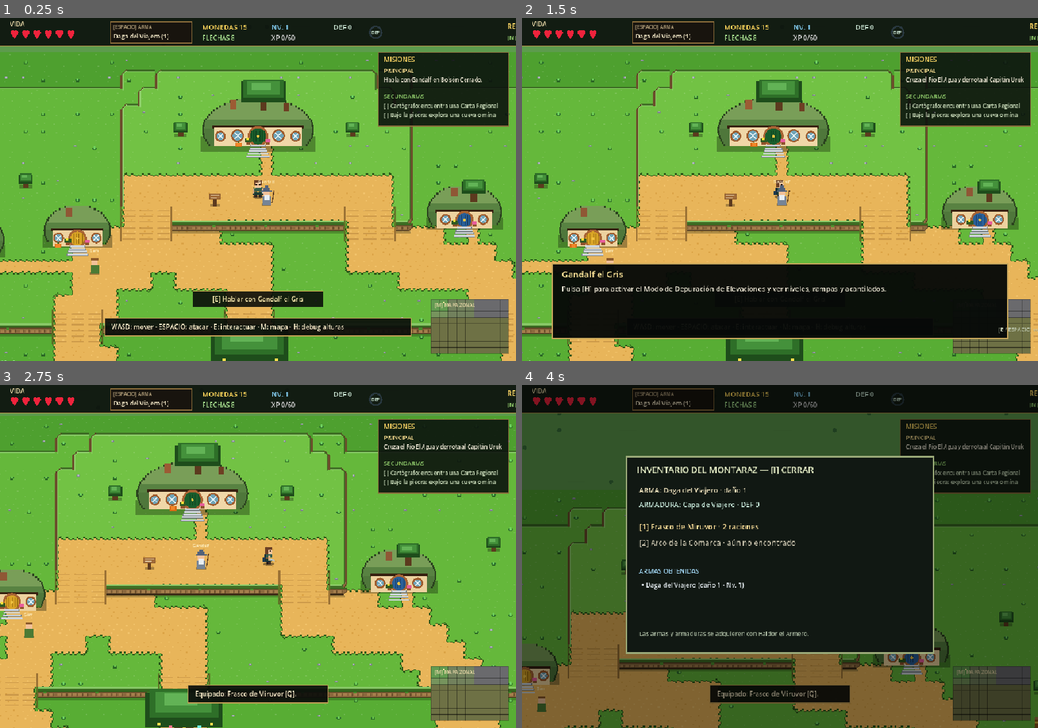
Above: before the commit, frames 1-4 (two rows, left to right).
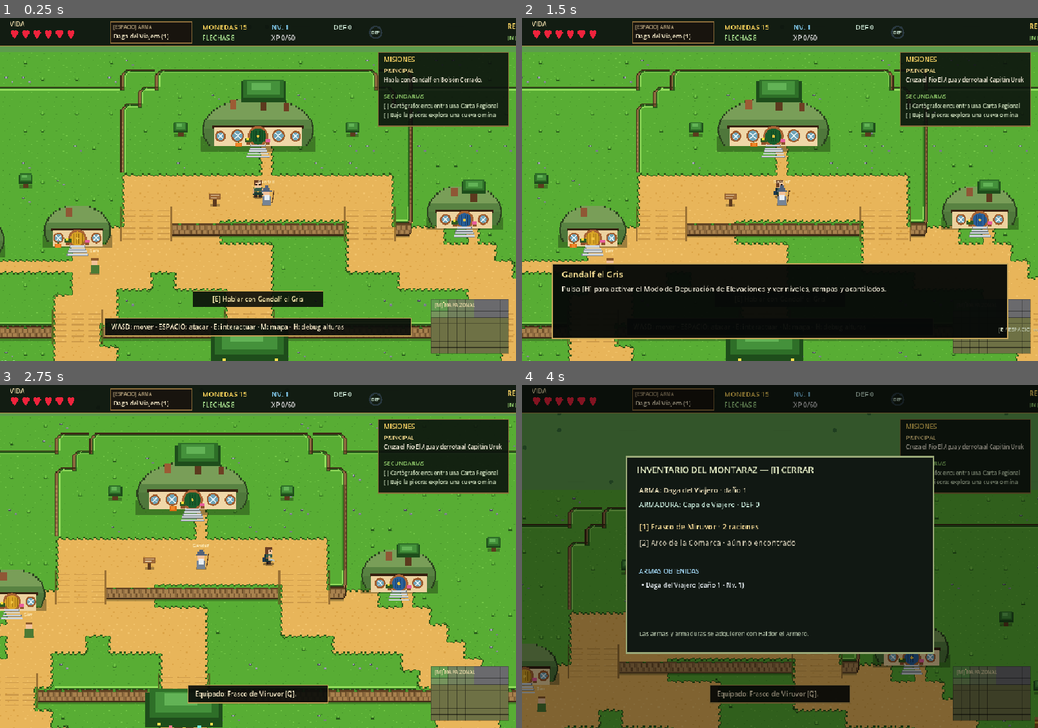
Above: after the commit, the same moments.

Repository: cristobalmarin777/Proyecto-LOTR-Zelda
Game: Godot game, scene res://scenes/Main.tscn
The game is run twice, just before and just after one commit, with the same random seed, the same clock (stepped at 60 frames per second) and the same inputs.
Inputs:
- Up to frame 1 (0.25 s): no input
- Up to frame 2 (1.5 s): tap Enter at 0.5, 1.35 s; hold D 0.53-1.28 s; tap E at 0.6 s; tap Space at 0.77 s; hold S from 1.28 s (still down)
- Up to frame 3 (2.75 s): tap Space at 1.52, 2 s; release S at 2.03 s; hold D from 2.03 s (still down); tap 1 at 2.1 s
- Up to frame 4 (4 s): release D at 2.78 s; hold W 2.78-3.53 s; tap 4 at 2.85 s; tap Space at 3.02, 3.77 s; hold A from 3.53 s (still down); tap I at 3.6 s

The runs differ from the first frame. In frame 1, 16% of the frame differs, in the area x 0-100%, y 10-100%; in frame 2, 15%; in frame 3, 17%, in the area x 0-100%, y 9-100%; in frame 4, 2.0%.

Commit message:
Add files via upload

Diff:
--- /dev/null
+++ b/godot/scripts/TerrainSpriteBank.gd
@@ -0,0 +1,72 @@
+class_name TerrainSpriteBank
+extends RefCounted
+
+## Banco de Sprites y TileSet modular de elevaciones para Hobbiton (Godot 4).
+## Carga los sprites pixel art .png desde res://assets/terrain/ y construye un TileSet
+## nativo (TileSetAtlasSource) listo para usarse tanto en TileMapLayer como en renderizado
+## directo mediante draw_texture(), garantizando:
+##  - 100% continuidad de color en césped, bordes y esquinas (sin cambios dinámicos de tono).
+##  - Piezas dedicadas para esquinas superiores (NW/NE), esquinas inferiores (SW/SE),
+##    esquinas interiores y terminaciones de pared izquierda/derecha sin huecos transparentes.
+
+var textures: Dictionary = {}
+var tileset: TileSet
+
+const SPRITE_PATHS := {
+	"grass_center": "res://assets/terrain/grass/grass_center.png",
+	"grass_sprout": "res://assets/terrain/grass/grass_sprout.png",
+	"grass_stones": "res://assets/terrain/grass/grass_stones.png",
+	"grass_flowers": "res://assets/terrain/grass/grass_flowers.png",
+	"edge_north": "res://assets/terrain/grass_edges/edge_north.png",
+	"edge_south": "res://assets/terrain/grass_edges/edge_south.png",
+	"edge_west": "res://assets/terrain/grass_edges/edge_west.png",
+	"edge_east": "res://assets/terrain/grass_edges/edge_east.png",
+	"corner_outer_nw": "res://assets/terrain/grass_corners/corner_outer_nw.png",
+	"corner_outer_ne": "res://assets/terrain/grass_corners/corner_outer_ne.png",
+	"corner_outer_sw": "res://assets/terrain/grass_corners/corner_outer_sw.png",
+	"corner_outer_se": "res://assets/terrain/grass_corners/corner_outer_se.png",
+	"corner_inner_nw": "res://assets/terrain/grass_corners/corner_inner_nw.png",
+	"corner_inner_ne": "res://assets/terrain/grass_corners/corner_inner_ne.png",
+	"corner_inner_sw": "res://assets/terrain/grass_corners/corner_inner_sw.png",
+	"corner_inner_se": "res://assets/terrain/grass_corners/corner_inner_se.png",
+	"wall_center": "res://assets/terrain/elevation_walls/wall_center.png",
+	"wall_end_left": "res://assets/terrain/elevation_terminations/wall_end_left.png",
+	"wall_end_right": "res://assets/terrain/elevation_terminations/wall_end_right.png",
+	"wall_end_both": "res://assets/terrain/elevation_terminations/wall_end_both.png",
+	"ramp_vertical": "res://assets/terrain/ramps/ramp_vertical.png",
+	"atlas": "res://assets/tilesets/hobbiton_terrain/hobbiton_elevation_atlas.png",
+}
+
+func _init() -> void:
+	load_all_sprites()
+	build_native_tileset()
+
+func load_all_sprites() -> void:
+	for key: String in SPRITE_PATHS.keys():
+		var path: String = str(SPRITE_PATHS[key])
+		var tex: Texture2D = load(path) as Texture2D
+		if tex == null and FileAccess.file_exists(path):
+			var img := Image.load_from_file(ProjectSettings.globalize_path(path))
+			if img != null:
+				tex = ImageTexture.create_from_image(img)
+		if tex != null:
+			textures[key] = tex
+
+func get_sprite(key: String) -> Texture2D:
+	return textures.get(key, null) as Texture2D
+
+func build_native_tileset() -> void:
+	# Construye un TileSet nativo de Godot 4 (32x32) con el atlas combinado para compatibilidad TileMapLayer
+	tileset = TileSet.new()
+	tileset.tile_size = Vector2i(32, 32)
+	var atlas_tex := get_sprite("atlas")
+	if atlas_tex == null:
+		return
+	var source := TileSetAtlasSource.new()
+	source.texture = atlas_tex
+	source.texture_region_size = Vector2i(32, 32)
+	for row in range(3):
+		for col in range(8):
+			if row * 8 + col < 21:
+				source.create_tile(Vector2i(col, row))
+	tileset.add_source(source, 0)
--- a/godot/scripts/WorldGenerator.gd
+++ b/godot/scripts/WorldGenerator.gd
@@ -15,17 +15,20 @@
 var world_seed := 19771029
 var player: MiddleEarthPlayer
 var shire: ShireMap = ShireMap.new()
+var sprite_bank: TerrainSpriteBank = TerrainSpriteBank.new()
 var debug_elevation_mode := false
 var populated_chunks: Dictionary = {}
 var opened_chests: Dictionary = {}
 var opened_story_chests: Dictionary = {}
 var revealed_atlases: Dictionary = {"0,0": true}
 
+# Paleta base unificada (el mismo tono base #58ad34 para que superficie, bordes y esquinas
+# coincidan al 100% sin parches cromáticos entre piezas)
 const ELEVATION_GRASS_COLORS := [
-	Color("4ea02f"),
 	Color("58ad34"),
-	Color("65b83b"),
-	Color("72c244"),
+	Color("58ad34"),
+	Color("58ad34"),
+	Color("58ad34"),
 ]
 
 func bind_player(value: MiddleEarthPlayer) -> void:
@@ -432,21 +435,21 @@
 				draw_rect(Rect2(origin + Vector2(30.0 - w, 30.0 - y_off), Vector2(2, h)), rim_col)
 
 func draw_grass_base(origin: Vector2, rect: Rect2, color: Color = Color("58ad34"), seed_val: float = 0.0) -> void:
+	# Si el color es el césped base de Hobbiton y existe el sprite artístico, usarlo directamente
+	if color == Color("58ad34"):
+		var key := "grass_center"
+		if seed_val < 0.16:
+			key = "grass_sprout"
+		elif seed_val > 0.90:
+			key = "grass_stones"
+		var tex := sprite_bank.get_sprite(key)
+		if tex != null:
+			draw_texture(tex, origin)
+			return
 	draw_rect(rect, color)
 	var light := color.lightened(0.14)
 	for blade in [Vector2(4, 6), Vector2(18, 4), Vector2(26, 12), Vector2(8, 22), Vector2(22, 26)]:
 		draw_rect(Rect2(origin + blade, Vector2(2, 1)), light)
-	if seed_val < 0.16:
-		# Pequeño brote de 3 briznas (Referencia ALTTP)
-		var b := origin + Vector2(12, 16)
-		draw_rect(Rect2(b + Vector2(1, 5), Vector2(6, 2)), Color("2a6624"))
-		draw_rect(Rect2(b + Vector2(0, 2), Vector2(2, 3)), Color("2f7532"))
-		draw_rect(Rect2(b + Vector2(3, 0), Vector2(2, 5)), Color("6fd160"))
-		draw_rect(Rect2(b + Vector2(6, 2), Vector2(2, 3)), Color("2f7532"))
-	elif seed_val > 0.90:
-		# Pequeñas piedras en el césped
-		draw_rect(Rect2(origin + Vector2(9, 14), Vector2(5, 3)), Color("7d838a"))
-		draw_rect(Rect2(origin + Vector2(10, 14), Vector2(3, 2)), Color("aeb5bd"))
 
 func draw_lush_tall_grass(origin: Vector2) -> void:
 	for clump: Vector2 in [Vector2(8, 13), Vector2(24, 14), Vector2(16, 27)]:
@@ -604,11 +607,12 @@
 			draw_rect(Rect2(origin + Vector2(x, 4), Vector2(2, 24)), step_mark)
 
 func draw_cliff_edges(cell_x: int, cell_y: int, origin: Vector2, h: int) -> void:
-	# Composición de elevaciones en 4 capas sin huecos ni parches de color:
-	#  Capa 1: Superficie superior (ya dibujada con el césped del nivel h)
-	#  Capa 2: Contornos y bordes (labio iluminado + bordes laterales consistentes con el césped de nivel h)
-	#  Capa 3: Paredes laterales/verticales (cubren 100% el ancho de 32px y se curvan en las terminaciones)
-	#  Capa 4: Terminaciones inferiores (esquinas SW/SE con pared diagonal de tierra/roca sin dejar huecos)
+	# Renderizado de elevaciones basado 100% en SPRITES ARTÍSTICOS MODULARES (res://assets/terrain/):
+	#  - Superficie base inferior visible bajo transparencia de esquinas superiores.
+	#  - Bordes rectos (edge_north, edge_south, edge_west, edge_east).
+	#  - Esquinas exteriores dedicadas (corner_outer_nw, corner_outer_ne, corner_outer_sw, corner_outer_se).
+	#  - Esquinas interiores dedicadas (corner_inner_nw, corner_inner_ne, corner_inner_sw, corner_inner_se).
+	#  - Paredes verticales y terminaciones inferiores (wall_center, wall_end_left, wall_end_right, wall_end_both).
 	var h_north := shire.elevation.get_height_at_tile(cell_x, cell_y - 1)
 	var h_south := shire.elevation.get_height_at_tile(cell_x, cell_y + 1)
 	var h_west := shire.elevation.get_height_at_tile(cell_x - 1, cell_y)
@@ -624,143 +628,91 @@
 	var east_edge := h_east < h and shire.elevation.get_connection_at_tile(cell_x + 1, cell_y).is_empty()
 	var north_edge := h_north < h and shire.elevation.get_connection_at_tile(cell_x, cell_y - 1).is_empty()
 
-	var surf_grass: Color = ELEVATION_GRASS_COLORS[clampi(h, 0, 3)]
-	var grass_rim_light := surf_grass.lightened(0.22)
-	var grass_rim_dark := surf_grass.darkened(0.42)
-	var wall_top_dark := Color("5c4324")
-	var wall_mid := Color("8c693e")
-	var wall_light := Color("a67f4d")
-	var wall_shadow := Color("6b4e2b")
-	var wall_base_dark := Color("3d2c17")
-
-	# =========================================================================
-	# CAPA 3 & 4 (DESDE EL TILE INFERIOR): PARED VERTICAL COMPLETA + TERMINACIONES LATERALES
-	# =========================================================================
+	# 1. PAREDES VERTICALES Y TERMINACIONES INFERIORES (en el tile del nivel inferior al sur del acantilado)
 	if north_drop:
-		var wall_h := minf(26.0, float(h_north - h) * 14.0)
 		var is_left_end := h_nw < h_north
 		var is_right_end := h_ne < h_north
-		var is_water_below := shire.tile_at(cell_x, cell_y) == ShireMap.Tile.WATER
-
-		# Dibujamos la pared fila por fila (de 2 en 2 px) para que en los extremos
-		# izquierdo/derecho la pared forme una curva orgánica cerrada hacia abajo (sin recortes rectos ni huecos)
-		var rows_count := int(wall_h / 2.0)
-		for row_i in range(rows_count):
-			var y_pos := float(row_i * 2)
-			var taper_l := 0.0
-			var taper_r := 0.0
-			# Curvatura suave solo en la parte baja de las terminaciones de pared (estética ALTTP)
-			if is_left_end and row_i >= rows_count - 3:
-				taper_l = float((row_i - (rows_count - 4)) * 2)
-			if is_right_end and row_i >= rows_count - 3:
-				taper_r = float((row_i - (rows_count - 4)) * 2)
-
-			var x_start := taper_l
-			var seg_w := 32.0 - taper_l - taper_r
-			if seg_w <= 0.0:
-				continue
-
-			var band_col := wall_mid
-			if row_i == 0:
-				band_col = grass_rim_dark
-			elif row_i == 1:
-				band_col = wall_top_dark
-			elif row_i == rows_count - 1:
-				band_col = wall_base_dark
-
-			draw_rect(Rect2(origin + Vector2(x_start, y_pos), Vector2(seg_w, 2.0)), band_col)
-
-			# Bordes laterales oscuros cerrando limpiamente las terminaciones izquierda y derecha
-			if is_left_end:
-				draw_rect(Rect2(origin + Vector2(x_start, y_pos), Vector2(2.0, 2.0)), wall_top_dark)
-			if is_right_end:
-				draw_rect(Rect2(origin + Vector2(x_start + seg_w - 2.0, y_pos), Vector2(2.0, 2.0)), wall_top_dark)
-
-		# Estratos de piedra/tierra dentro de la pared vertical
-		var rock_shift := (cell_x % 2) * 3
-		var rx_min := 4 if is_left_end else 2
-		var rx_max := 24 if is_right_end else 26
-		for x in range(rx_min + rock_shift, rx_max, 10):
-			draw_rect(Rect2(origin + Vector2(x, 6), Vector2(6, maxf(2.0, wall_h - 10.0))), wall_light)
-			draw_rect(Rect2(origin + Vector2(x + 6, 5), Vector2(2, maxf(2.0, wall_h - 8.0))), wall_shadow)
-
-		# Musgo sutil colgando del borde superior de la pared
-		if (cell_x * 7 + cell_y * 11) % 3 == 0:
-			draw_rect(Rect2(origin + Vector2(11, 2), Vector2(6, 4)), surf_grass.darkened(0.2))
-
-		# Sombra o espuma ribereña en la base de la pared
-		var base_l := 4.0 if is_left_end else 0.0
-		var base_w := 32.0 - base_l - (4.0 if is_right_end else 0.0)
-		if is_water_below:
-			draw_rect(Rect2(origin + Vector2(base_l, wall_h), Vector2(base_w, 3)), Color("a9def9"))
-			draw_rect(Rect2(origin + Vector2(base_l, wall_h + 3), Vector2(base_w, 4)), Color(0.05, 0.14, 0.25, 0.40))
-		else:
-			draw_rect(Rect2(origin + Vector2(base_l, wall_h), Vector2(base_w, 4)), Color(0.05, 0.09, 0.04, 0.26))
-
-	# =========================================================================
-	# CAPA 2: BORDES Y CONTORNOS DE LA SUPERFICIE SUPERIOR (TONALIDAD 100% CONSISTENTE)
-	# =========================================================================
+		var wall_key := "wall_center"
+		if is_left_end and is_right_end:
+			wall_key = "wall_end_both"
+		elif is_left_end:
+			wall_key = "wall_end_left"
+		elif is_right_end:
+			wall_key = "wall_end_right"
+		var wall_tex := sprite_bank.get_sprite(wall_key)
+		if wall_tex != null:
+			draw_texture(wall_tex, origin)
+		if shire.tile_at(cell_x, cell_y) == ShireMap.Tile.WATER:
+			var foam_l := 4.0 if is_left_end else 0.0
+			var foam_w := 32.0 - foam_l - (4.0 if is_right_end else 0.0)
+			draw_rect(Rect2(origin + Vector2(foam_l, 22), Vector2(foam_w, 3)), Color("a9def9"))
+
+	# 2. BORDES Y ESQUINAS EXTERIORES DE LA SUPERFICIE ELEVADA (usando sprites exactos, sin parches)
+	# Si el tile es camino de tierra (DIRT_PATH), no sobrescribimos el camino con césped
+	if shire.tile_at(cell_x, cell_y) == ShireMap.Tile.DIRT_PATH:
+		return
+
+	var corner_key := ""
+	if north_edge and west_edge:
+		corner_key = "corner_outer_nw"
+	elif north_edge and east_edge:
+		corner_key = "corner_outer_ne"
+	elif south_edge and west_edge:
+		corner_key = "corner_outer_sw"
+	elif south_edge and east_edge:
+		corner_key = "corner_outer_se"
+
+	if not corner_key.is_empty():
+		# Rellenar el fondo detrás de los píxeles transparentes del vértice con el terreno vecino real
+		var bg_col := get_neighbor_surface_color(
+			cell_x + (-1 if west_edge else 1),
+			cell_y + (-1 if north_edge else 1),
+			h_nw if corner_key == "corner_outer_nw" else (h_ne if corner_key == "corner_outer_ne" else (h_sw if corner_key == "corner_outer_sw" else h_se))
+		)
+		draw_rect(Rect2(origin, Vector2(32, 32)), bg_col)
+		var c_tex := sprite_bank.get_sprite(corner_key)
+		if c_tex != null:
+			draw_texture(c_tex, origin)
+		return
+
+	# Bordes rectos (solo cuando no es esquina exterior)
 	if south_edge:
-		draw_rect(Rect2(origin + Vector2(0, 26), Vector2(32, 3)), grass_rim_light)
-		draw_rect(Rect2(origin + Vector2(0, 29), Vector2(32, 3)), grass_rim_dark)
-	if north_edge:
-		draw_rect(Rect2(origin, Vector2(32, 3)), grass_rim_dark)
-		draw_rect(Rect2(origin + Vector2(0, 3), Vector2(32, 2)), grass_rim_light)
+		var t_s := sprite_bank.get_sprite("edge_south")
+		if t_s != null:
+			draw_texture(t_s, origin)
+	elif north_edge:
+		var t_n := sprite_bank.get_sprite("edge_north")
+		if t_n != null:
+			draw_texture(t_n, origin)
+
 	if west_edge:
-		draw_rect(Rect2(origin, Vector2(4, 32)), wall_shadow)
-		draw_rect(Rect2(origin + Vector2(4, 0), Vector2(2, 32)), grass_rim_light)
-	if east_edge:
-		draw_rect(Rect2(origin + Vector2(28, 0), Vector2(4, 32)), wall_shadow)
-		draw_rect(Rect2(origin + Vector2(26, 0), Vector2(2, 32)), grass_rim_dark)
-
-	# =========================================================================
-	# CAPA 4 (ESQUINAS): PIEZAS ESPECÍFICAS PARA CADA ESQUINA SIN HUECOS NI PARCHES
-	# =========================================================================
-	# Esquinas SUPERIORES (NW / NE): usan exactamente el color real del tile vecino inferior
-	if north_edge and west_edge:
-		var outer_nw := get_neighbor_surface_color(cell_x - 1, cell_y - 1, h_nw)
-		draw_pixel_corner_mask(origin, "NW", outer_nw, wall_top_dark)
-		# Continuidad del labio verde del nivel actual a lo largo de la curva
-		draw_rect(Rect2(origin + Vector2(10, 2), Vector2(2, 2)), grass_rim_light)
-		draw_rect(Rect2(origin + Vector2(8, 4), Vector2(2, 2)), grass_rim_light)
-		draw_rect(Rect2(origin + Vector2(6, 6), Vector2(2, 2)), grass_rim_light)
-		draw_rect(Rect2(origin + Vector2(4, 8), Vector2(2, 2)), grass_rim_light)
-	if north_edge and east_edge:
-		var outer_ne := get_neighbor_surface_color(cell_x + 1, cell_y - 1, h_ne)
-		draw_pixel_corner_mask(origin, "NE", outer_ne, wall_top_dark)
-		draw_rect(Rect2(origin + Vector2(20, 2), Vector2(2, 2)), grass_rim_dark)
-		draw_rect(Rect2(origin + Vector2(22, 4), Vector2(2, 2)), grass_rim_dark)
-		draw_rect(Rect2(origin + Vector2(24, 6), Vector2(2, 2)), grass_rim_dark)
-		draw_rect(Rect2(origin + Vector2(26, 8), Vector2(2, 2)), grass_rim_dark)
-
-	# Esquinas INFERIORES (SW / SE): NO recortan hacia césped (eso creaba el hueco);
-	# en su lugar construyen una esquina de pared lateral/diagonal de tierra/roca que
-	# empalma sin fisuras con el borde lateral (west/east) y la pared vertical del tile inferior.
-	if south_edge and west_edge:
-		var outer_sw := get_neighbor_surface_color(cell_x - 1, cell_y, h_west)
-		draw_lower_cliff_corner(origin, "SW", outer_sw, wall_mid, wall_top_dark, grass_rim_light, grass_rim_dark)
-	if south_edge and east_edge:
-		var outer_se := get_neighbor_surface_color(cell_x + 1, cell_y, h_east)
-		draw_lower_cliff_corner(origin, "SE", outer_se, wall_mid, wall_top_dark, grass_rim_light, grass_rim_dark)
-
-	# Esquinas INTERIORES (cóncavas) cuando la plataforma gira en L:
+		var t_w := sprite_bank.get_sprite("edge_west")
+		if t_w != null:
+			draw_texture(t_w, origin)
+	elif east_edge:
+		var t_e := sprite_bank.get_sprite("edge_east")
+		if t_e != null:
+			draw_texture(t_e, origin)
+
+	# 3. ESQUINAS INTERIORES (cóncavas) cuando la plataforma gira en L
 	if not south_edge and not west_edge and h_sw < h:
-		draw_rect(Rect2(origin + Vector2(0, 26), Vector2(4, 6)), wall_shadow)
-		draw_rect(Rect2(origin + Vector2(4, 26), Vector2(2, 6)), grass_rim_light)
-		draw_rect(Rect2(origin + Vector2(0, 24), Vector2(6, 2)), grass_rim_dark)
-	if not south_edge and not east_edge and h_se < h:
-		draw_rect(Rect2(origin + Vector2(28, 26), Vector2(4, 6)), wall_shadow)
-		draw_rect(Rect2(origin + Vector2(26, 26), Vector2(2, 6)), grass_rim_dark)
-		draw_rect(Rect2(origin + Vector2(26, 24), Vector2(6, 2)), grass_rim_dark)
-	if not north_edge and not west_edge and h_nw < h:
-		draw_rect(Rect2(origin, Vector2(4, 4)), wall_shadow)
-		draw_rect(Rect2(origin + Vector2(4, 0), Vector2(2, 6)), grass_rim_light)
-	if not north_edge and not east_edge and h_ne < h:
-		draw_rect(Rect2(origin + Vector2(28, 0), Vector2(4, 4)), wall_shadow)
-		draw_rect(Rect2(origin + Vector2(26, 0), Vector2(2, 6)), grass_rim_dark)
-
-func get_neighbor_surface_color(nx: int, ny: int, nh: int) -> Color:
-	# Devuelve el color exacto del terreno vecino real (agua, camino o césped de su altura real)
+		var t_isw := sprite_bank.get_sprite("corner_inner_sw")
+		if t_isw != null:
+			draw_texture(t_isw, origin)
+	elif not south_edge and not east_edge and h_se < h:
+		var t_ise := sprite_bank.get_sprite("corner_inner_se")
+		if t_ise != null:
+			draw_texture(t_ise, origin)
+	elif not north_edge and not west_edge and h_nw < h:
+		var t_inw := sprite_bank.get_sprite("corner_inner_nw")
+		if t_inw != null:
+			draw_texture(t_inw, origin)
+	elif not north_edge and not east_edge and h_ne < h:
+		var t_ine := sprite_bank.get_sprite("corner_inner_ne")
+		if t_ine != null:
+			draw_texture(t_ine, origin)
+
+func get_neighbor_surface_color(nx: int, ny: int, _nh: int) -> Color:
 	var t := shire.tile_at(nx, ny)
 	if t == ShireMap.Tile.WATER:
 		return Color("235789")
@@ -768,37 +720,7 @@
 		return Color("e8b55a")
 	if t == ShireMap.Tile.DARK_FOREST:
 		return Color("2d5e29")
-	return ELEVATION_GRASS_COLORS[clampi(nh, 0, 3)]
-
-func draw_lower_cliff_corner(origin: Vector2, corner: String, outer_col: Color, wall_col: Color, rim_col: Color, grass_hi: Color, grass_lo: Color) -> void:
-	# Pieza específica de esquina inferior (SW / SE) que cierra la unión entre el borde lateral
-	# y la pared vertical inferior mediante una transición diagonal de tierra/roca sin dejar huecos.
-	# Cada fila (desde y=22 hasta y=30) ensancha la pared lateral hacia el interior y redondea
-	# suavemente solo los 2-4 píxeles más exteriores, manteniendo la pared sólida hasta y=32.
-	var rows := [
-		[22.0, 0.0, 4.0],
-		[24.0, 0.0, 6.0],
-		[26.0, 2.0, 8.0],
-		[28.0, 2.0, 8.0],
-		[30.0, 4.0, 8.0],
-	]
-	for entry in rows:
-		var y_pos: float = entry[0]
-		var outer_w: float = entry[1]
-		var wall_end: float = entry[2]
-		if corner == "SW":
-			if outer_w > 0.0:
-				draw_rect(Rect2(origin + Vector2(0.0, y_pos), Vector2(outer_w, 2.0)), outer_col)
-			draw_rect(Rect2(origin + Vector2(outer_w, y_pos), Vector2(2.0, 2.0)), rim_col)
-			draw_rect(Rect2(origin + Vector2(outer_w + 2.0, y_pos), Vector2(maxf(2.0, wall_end - outer_w - 2.0), 2.0)), wall_col)
-			draw_rect(Rect2(origin + Vector2(wall_end, y_pos), Vector2(2.0, 2.0)), grass_hi if y_pos < 28.0 else grass_lo)
-		else:
-			if outer_w > 0.0:
-				draw_rect(Rect2(origin + Vector2(32.0 - outer_w, y_pos), Vector2(outer_w, 2.0)), outer_col)
-			draw_rect(Rect2(origin + Vector2(30.0 - outer_w, y_pos), Vector2(2.0, 2.0)), rim_col)
-			var w_span := maxf(2.0, wall_end - outer_w - 2.0)
-			draw_rect(Rect2(origin + Vector2(30.0 - outer_w - w_span, y_pos), Vector2(w_span, 2.0)), wall_col)
-			draw_rect(Rect2(origin + Vector2(30.0 - wall_end, y_pos), Vector2(2.0, 2.0)), grass_lo)
+	return Color("58ad34")
 
 func draw_elevation_debug(start_x: int, end_x: int, start_y: int, end_y: int) -> void:
 	var colors := [
